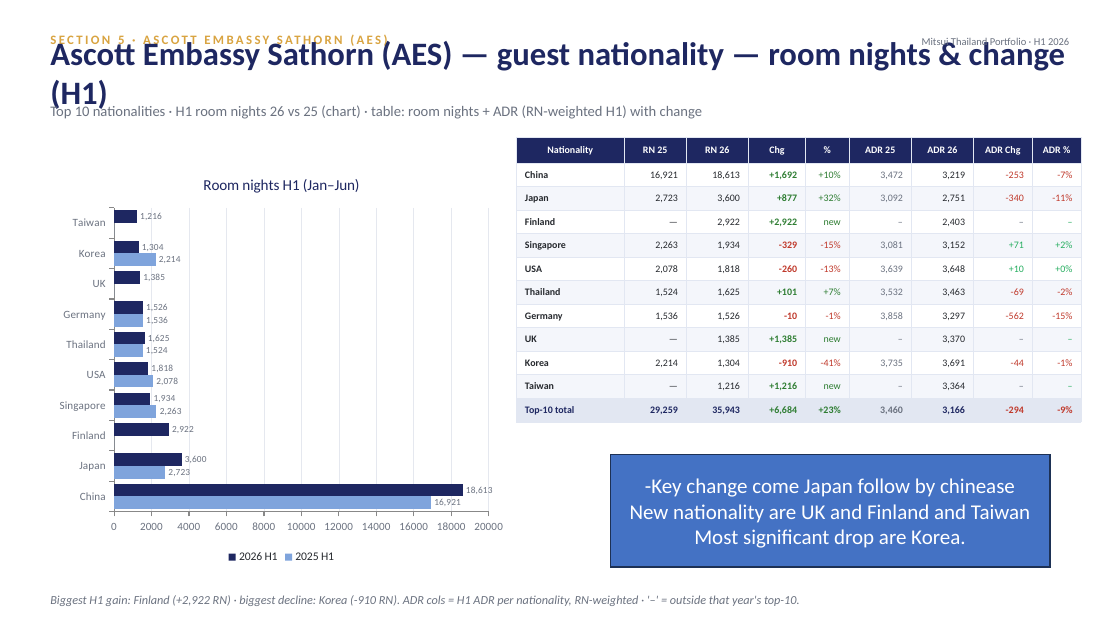
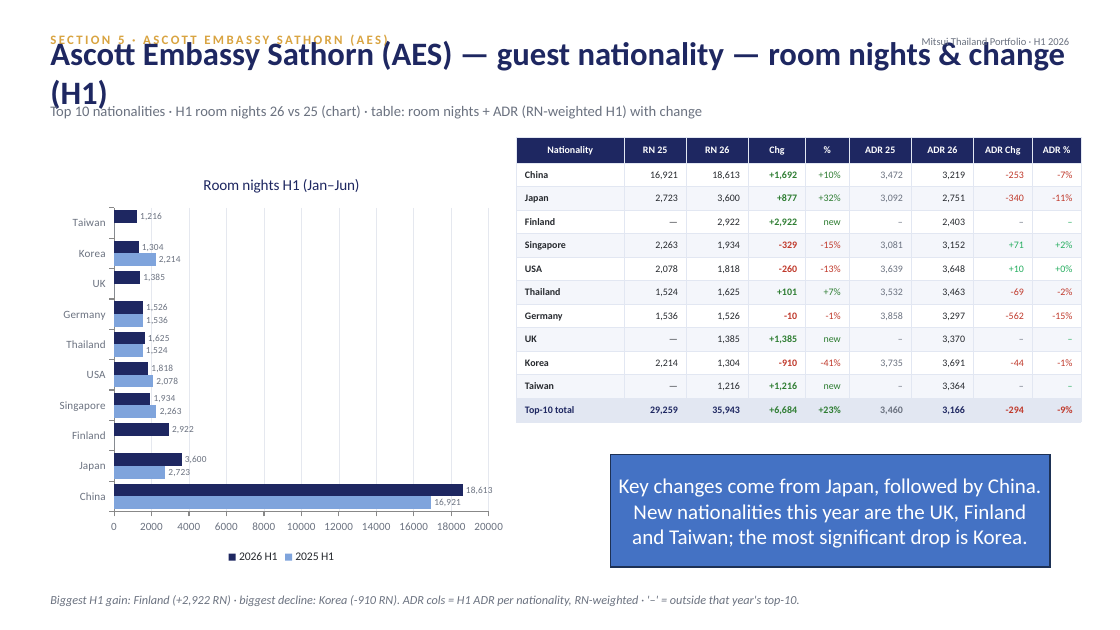
Before and after one commit to Chavin2543/mae-workspace, a slide deck: slide 29 of output/Portfolio_Performance_Report_H1-2026.pptx (slide 36 before the commit). Drawn at 1120x630 pixels with LibreOffice and Linux fonts; fonts in the diff are those of the drawing. Boxes give left, top, right and bottom in pixels: in the first picture for what was removed or moved away, otherwise in the second. Text is boxed around its words. In the diff, an @@ line names an element or a change of style, - is before the commit and + after.

```diff
--- a/output/Portfolio_Performance_Report_H1-2026.pptx
+++ b/output/Portfolio_Performance_Report_H1-2026.pptx
@@ text in rectangle at bbox=[619, 478, 1041, 548]: text changed @@
--Key change come Japan follow by chinease
-New nationality are UK and Finland and Taiwan
-Most significant drop are Korea.
+Key changes come from Japan, followed by China. New nationalities this year are the UK, Finland and Taiwan; the most significant drop is Korea.
```
Also in this commit, not shown: 12 other slides changed, 7 slides removed.
